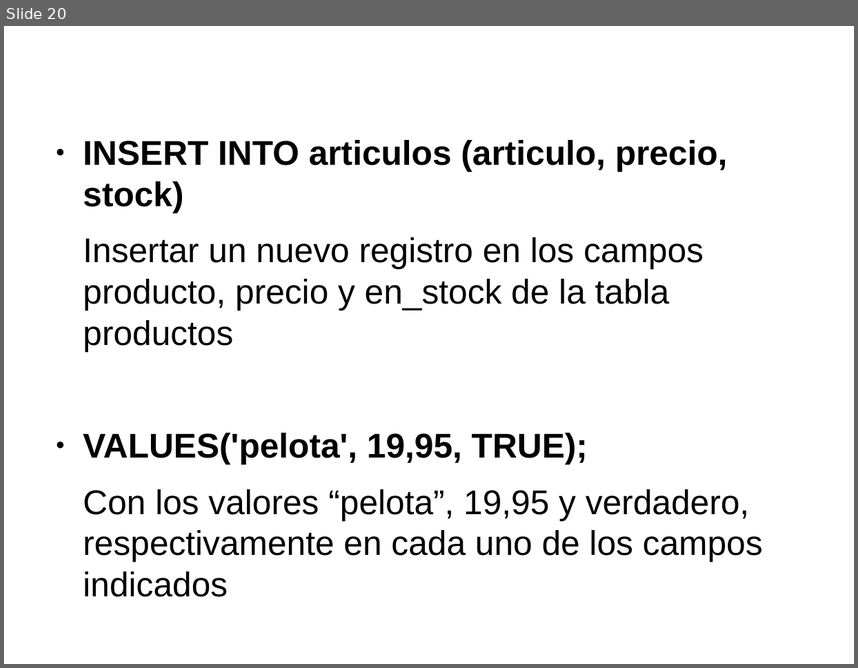
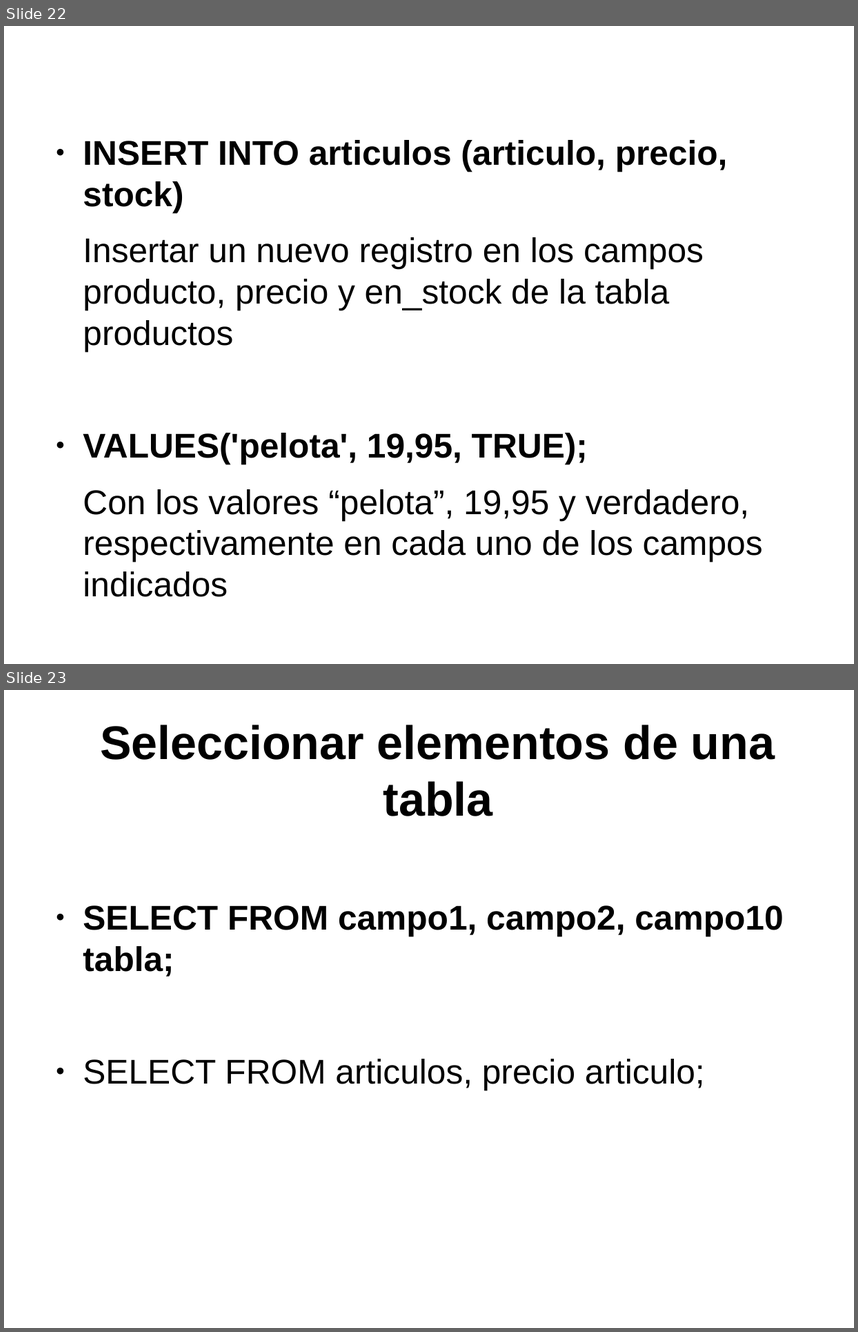
Before and after one commit to psicobyte/CursoPythonAvanzado, a slide deck: BaseDeDatosPython.odp. Shown one above the other, each under a label of ours: slide 20 before the commit, slides 22 and 23 after it. The pictures are 858x668 and 858x1332 pixels, drawn with LibreOffice and Linux fonts; fonts in the diff are those of the drawing. Boxes give left, top, right and bottom in pixels: in the first picture for what was removed or moved away, otherwise in the second. Text is boxed around its words. In the diff, an @@ line names an element or a change of style, - is before the commit and + after.

```diff
--- a/BaseDeDatosPython.odp
+++ b/BaseDeDatosPython.odp
@@ slide 23 added at [4,690,854,1328], background #FFFFFF @@
@@ title added at [100,724,775,816], 44 pt, text #000000, bold @@
+Seleccionar elementos de una tabla
@@ text added at [83,905,783,1090], 32 pt, text #000000, bold @@
+● SELECT FROM campo1, campo2, campo10 tabla;
+● SELECT FROM articulos, precio articulo;
@@ what was slide 20 is now slide 22 @@
```
Also in this commit, not shown: 1 slide changed, 4 other slides added, 3 slides removed, 1 other file.
